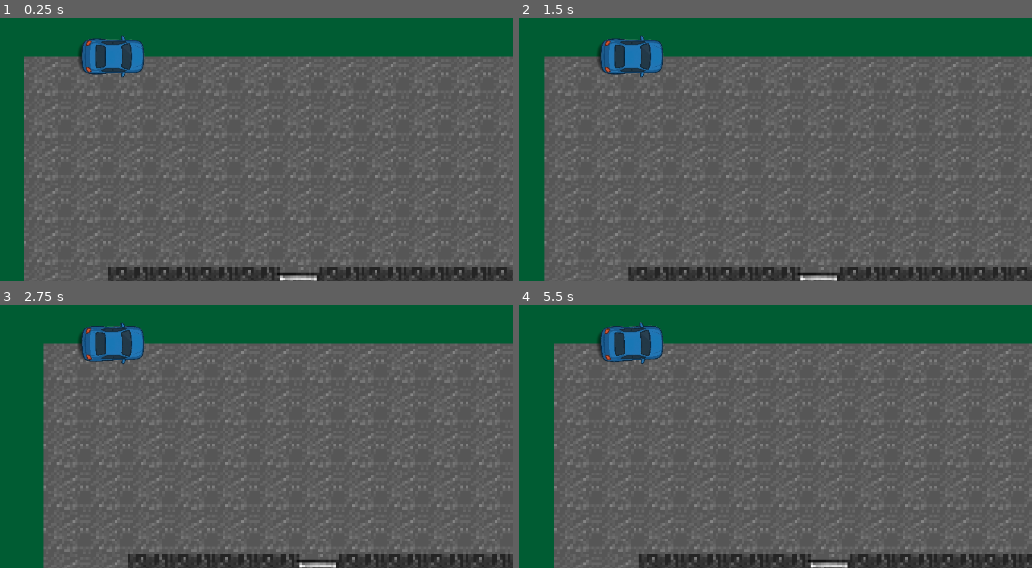
Above: before the commit, frames 1-4 (two rows, left to right).
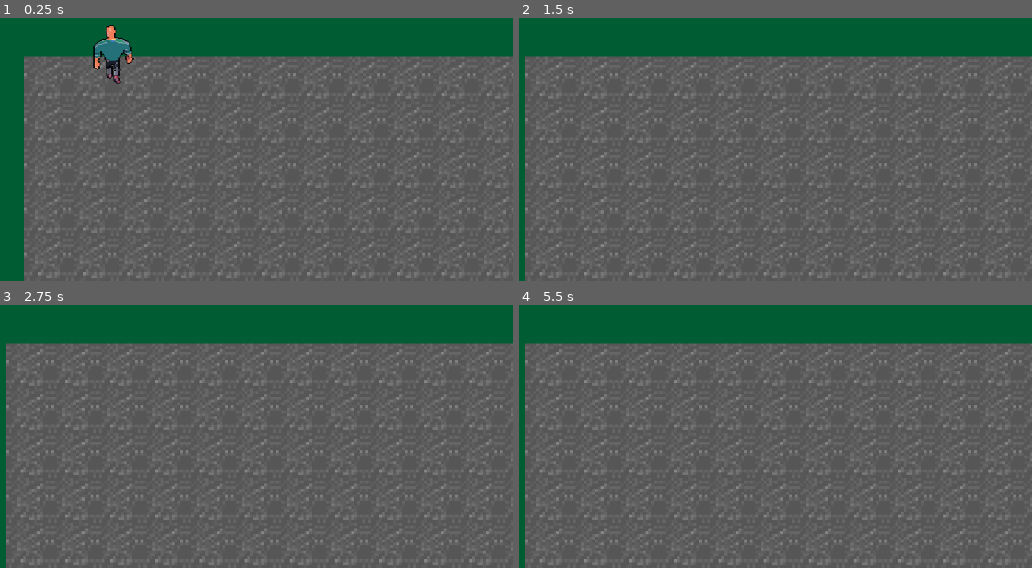
Above: after the commit, the same moments.

Repository: NegriuAndrei/GTA
Game: Godot game, scene res://Scenes/map.tscn
Same seed, same stepped clock (60 frames per second), same inputs: the game is played once before the commit and once after it. Before the commit the project starts from res://map.tscn.
Inputs:
- Up to frame 1 (0.25 s): no input
- Up to frame 2 (1.5 s): tap Enter (ui_accept) at 0.5, 0.77, 0.8, 1.07, 1.35 s; hold Right (move_right) 0.53-1.28 s; tap E (Ui_accept, bound only after the commit) at 0.6, 1.25 s; hold Down (move_down) from 1.28 s (still down)
- Up to frame 3 (2.75 s): tap Enter (ui_accept) at 1.52, 1.82, 2.3 s; tap E (Ui_accept, bound only after the commit) at 1.55, 2.1 s; release Down (move_down) at 2.03 s; hold Right (move_right) from 2.03 s (still down)
- Up to frame 4 (5.5 s): tap Enter (ui_accept) at 2.75, 3.02, 3.32, 3.6, 3.77, 4.07, 4.52, 4.82, 5, 5.3 s; release Right (move_right) at 2.78 s; hold Up (move_up) 2.78-3.53 s; tap E (Ui_accept, bound only after the commit) at 2.85, 4.25, 4.35, 5.1 s; hold Left (move_left) 3.53-5.03 s; hold Down (move_down) from 5.03 s (still down)

The runs differ from the first frame. In frame 1, 9.3% of the frame differs, in the area x 4-100%, y 2-100%; in frame 2, 12%; in frame 3, 15%, in the area x 1-100%, y 6-100%; in frame 4, 14%.

Commit message:
car and player in one map

Diff:
--- a/gta/car.tscn
+++ b/gta/Scenes/car.tscn
@@ -1,15 +1,15 @@
 [gd_scene load_steps=5 format=3 uid="uid://bii67q6vieu40"]
 
-[ext_resource type="Script" uid="uid://dl54fo16v4t4r" path="res://car.gd" id="1_0f027"]
+[ext_resource type="Script" uid="uid://dl54fo16v4t4r" path="res://assets/scripts/car.gd" id="1_0f027"]
 [ext_resource type="Texture2D" uid="uid://cg54ep80m6nnh" path="res://assets/cars/car1.png" id="2_2c62f"]
 
 [sub_resource type="RectangleShape2D" id="RectangleShape2D_gyfs4"]
 size = Vector2(397, 213)
 
 [sub_resource type="CircleShape2D" id="CircleShape2D_uoj53"]
-radius = 158.202
+radius = 311.223
 
-[node name="CharacterBody2D" type="CharacterBody2D"]
+[node name="Car" type="CharacterBody2D"]
 position = Vector2(2, 0)
 scale = Vector2(0.055, 0.055)
 script = ExtResource("1_0f027")
@@ -26,6 +26,7 @@
 
 [node name="Area2D" type="Area2D" parent="."]
 
-[node name="CollisionShape2D" type="CollisionShape2D" parent="Area2D"]
-visible = false
+[node name="enter_car" type="CollisionShape2D" parent="Area2D"]
 shape = SubResource("CircleShape2D_uoj53")
+
+[node name="Camera2D" type="Camera2D" parent="."]
--- a/gta/map.tscn
+++ b/gta/Scenes/map.tscn
@@ -1,10 +1,12 @@
-[gd_scene load_steps=5 format=4 uid="uid://uqdpcjl7yspt"]
+[gd_scene load_steps=7 format=4 uid="uid://uqdpcjl7yspt"]
 
-[ext_resource type="Texture2D" uid="uid://bs1bypfpmxmf0" path="res://DarkRoad.png" id="1_c7s6e"]
-[ext_resource type="PackedScene" uid="uid://bii67q6vieu40" path="res://car.tscn" id="2_wijl4"]
+[ext_resource type="Texture2D" uid="uid://bs1bypfpmxmf0" path="res://assets/tileset/DarkRoad.png" id="1_26yhd"]
+[ext_resource type="Script" uid="uid://c786m4fl7bkd5" path="res://assets/scripts/map.gd" id="1_myvm1"]
+[ext_resource type="PackedScene" uid="uid://cwefumxhne7sj" path="res://Scenes/player.tscn" id="2_26yhd"]
+[ext_resource type="PackedScene" uid="uid://bii67q6vieu40" path="res://Scenes/car.tscn" id="2_p3ir5"]
 
 [sub_resource type="TileSetAtlasSource" id="TileSetAtlasSource_wijl4"]
-texture = ExtResource("1_c7s6e")
+texture = ExtResource("1_26yhd")
 0:0/0 = 0
 1:0/0 = 0
 2:0/0 = 0
@@ -69,7 +71,8 @@
 [sub_resource type="TileSet" id="TileSet_e0an3"]
 sources/0 = SubResource("TileSetAtlasSource_wijl4")
 
-[node name="Node2D" type="Node2D"]
+[node name="Map" type="Node2D"]
+script = ExtResource("1_myvm1")
 
 [node name="Map" type="TileMap" parent="."]
 format = 2
@@ -78,7 +81,7 @@
 tile_map_data = PackedByteArray("AAAAAAAAAAAAAAAAAAABAAAAAAAAAAAAAAACAAAAAAAAAAAAAAACAAEAAAAAAAAAAAADAAEAAAAAAAAAAAAEAA …(48464 unchanged characters)…
 tile_set = SubResource("TileSet_e0an3")
 
-[node name="CharacterBody2D" parent="." instance=ExtResource("2_wijl4")]
+[node name="Player" parent="." instance=ExtResource("2_26yhd")]
 
-[node name="Camera2D" type="Camera2D" parent="CharacterBody2D"]
-zoom = Vector2(3.805, 3.805)
+[node name="Car" parent="." instance=ExtResource("2_p3ir5")]
+position = Vector2(132, 94)
--- a/gta/Scenes/player.tscn
+++ b/gta/Scenes/player.tscn
@@ -1,7 +1,7 @@
 [gd_scene load_steps=10 format=3 uid="uid://cwefumxhne7sj"]
 
-[ext_resource type="Texture2D" uid="uid://cocw6tvwhbmyh" path="res://Businessman_Walk_dir4.png" id="1_v0iea"]
-[ext_resource type="Script" uid="uid://bbb0bxy1tujfx" path="res://Scenes/playermovement.gd" id="2_cvnsp"]
+[ext_resource type="Texture2D" uid="uid://cocw6tvwhbmyh" path="res://assets/Animations/Businessman_Walk_dir4.png" id="1_v0iea"]
+[ext_resource type="Script" uid="uid://bbb0bxy1tujfx" path="res://assets/scripts/playermovement.gd" id="2_cvnsp"]
 
 [sub_resource type="AtlasTexture" id="AtlasTexture_fkybt"]
 atlas = ExtResource("1_v0iea")
@@ -56,6 +56,7 @@
 height = 56.0
 
 [node name="Player" type="CharacterBody2D"]
+scale = Vector2(0.355, 0.355)
 motion_mode = 1
 script = ExtResource("2_cvnsp")
 
@@ -67,6 +68,7 @@
 frame_progress = 0.415231
 
 [node name="Camera2D" type="Camera2D" parent="sprite"]
+zoom = Vector2(4.045, 4.045)
 
 [node name="Collision" type="CollisionShape2D" parent="."]
 position = Vector2(-1, -1)
--- a/gta/Scenes/playermovement.gd
+++ /dev/null
@@ -1,23 +0,0 @@
-extends CharacterBody2D
-
-
-# Called when the node enters the scene tree for the first time.
-@export var movement_speed : float = 500
-var character_direction : Vector2
-
-func _physics_process(delta):
-		character_direction.x = Input.get_axis("move_left","move_right")
-		character_direction.y = Input.get_axis("move_up","move_down")
-		character_direction = character_direction.normalized()
-
-		if character_direction.x > 0: %sprite.flip_h = false
-		elif character_direction.x <0: %sprite.flip_h = true
-
-		if character_direction:
-			velocity = character_direction * movement_speed
-			if %sprite.animation != "Walking": %sprite.animation = "Walking"
-		else:
-			velocity = velocity.move_toward(Vector2.ZERO, movement_speed)
-			if %sprite.animation != "Idle": %sprite.animation = "Idle"
-
-		move_and_slide()
--- /dev/null
+++ b/gta/Scenes/world.tscn
@@ -0,0 +1,17 @@
+[gd_scene load_steps=3 format=3 uid="uid://bl3pso8odkqsg"]
+
+[ext_resource type="Texture2D" uid="uid://630tuhv6m0mi" path="res://assets/background/background.png" id="1_go701"]
+[ext_resource type="PackedScene" uid="uid://bii67q6vieu40" path="res://Scenes/car.tscn" id="2_5a7ea"]
+
+[node name="World" type="Node2D"]
+
+[node name="Sprite2D" type="Sprite2D" parent="."]
+position = Vector2(179.71, 179.895)
+rotation = 1.5708
+scale = Vector2(4.4, 3.72)
+texture = ExtResource("1_go701")
+
+[node name="Car" parent="." instance=ExtResource("2_5a7ea")]
+
+[node name="Camera2D2" type="Camera2D" parent="Car"]
+zoom = Vector2(0.51, 0.51)
--- /dev/null
+++ b/gta/assets/scripts/car.gd
@@ -0,0 +1,70 @@
+extends CharacterBody2D
+
+@export var steering_angle = 15
+@export var engine_power = 900
+@export var friction = -55
+@export var drag = -0.06
+@export var braking = -450
+@export var max_speed_reverse = 250
+@export var slip_speed = 400
+@export var traction_fast = 2.5
+@export var traction_slow = 10
+
+var wheel_base = 65
+var acceleration = Vector2.ZERO
+var steer_direction
+
+@export var is_current_character_active: bool = false  # <- Asta controlează dacă personajul e controlat
+
+func _physics_process(delta: float) -> void:
+	if is_current_character_active:
+		$Camera2D.enabled = true
+		acceleration = Vector2.ZERO
+		get_input()
+		calculate_steering(delta)
+	else:
+		$Camera2D.enabled = false
+
+	velocity += acceleration * delta
+	move_and_slide()
+	apply_friction(delta)
+
+func get_input():
+	var turn = Input.get_axis("move_left", "move_right")
+	steer_direction = turn * deg_to_rad(steering_angle)
+
+	if Input.is_action_pressed("move_up"):
+		acceleration = transform.x * engine_power
+
+	if Input.is_action_pressed("move_down"):
+		acceleration = transform.x * braking
+
+func apply_friction(delta):
+	if acceleration == Vector2.ZERO and velocity.length() < 50:
+		velocity = Vector2.ZERO
+
+	var friction_force = velocity * friction * delta
+	var drag_force = velocity * velocity.length() * drag * delta
+	acceleration += drag_force + friction_force
+
+func calculate_steering(delta):
+	var rear_wheel = position - transform.x * wheel_base / 2.0
+	var front_wheel = position + transform.x * wheel_base / 2.0
+
+	rear_wheel += velocity * delta
+	front_wheel += velocity.rotated(steer_direction) * delta
+
+	var new_heading = rear_wheel.direction_to(front_wheel)
+
+	var traction = traction_slow
+	if velocity.length() > slip_speed:
+		traction = traction_fast
+
+	var d = new_heading.dot(velocity.normalized())
+
+	if d > 0:
+		velocity = lerp(velocity, new_heading * velocity.length(), traction * delta)
+	elif d < 0:
+		velocity = -new_heading * min(velocity.length(), max_speed_reverse)
+
+	rotation = new_heading.angle()
--- /dev/null
+++ b/gta/assets/scripts/map.gd
@@ -0,0 +1,36 @@
+extends Node2D  # Sau, în funcție de structura ta de noduri, poate fi alt tip de nod
+
+@onready var player = $"Player"  # Jucătorul curent
+@onready var new_character = $"Car"  # Noul caracter care va apărea
+#@onready var camera = $"Camera2D"  # Camera 2D, dacă este cazul
+
+var is_current_character_active = true  # Variabilă pentru a ține minte dacă player-ul curent este activ
+
+func _ready():
+	# Inițial, player-ul curent este activ și noul caracter este ascuns
+	new_character.visible = false
+	new_character.get_node("CollisionShape2D").disabled = true  # Asigură-te că coliziunea este dezactivată
+
+func _process(delta):
+	# Verifică apăsarea tastei E pentru a schimba între caractere
+	if Input.is_action_just_pressed("Ui_accept"):  # "ui_accept" este tasta E în mod implicit
+		switch_character()
+
+# Funcție care se ocupă de schimbarea între caractere
+func switch_character():
+	if is_current_character_active:
+		# Ascunde player-ul curent
+		player.get_node("sprite").visible = false
+		player.get_node("Collision").disabled = true
+		player.is_current_character_active = false  # Dezactivează controlul pentru player-ul curent
+
+		# Arată și activează noul caracter
+		new_character.visible = true
+		new_character.get_node("CollisionShape2D").disabled = false  # Activează coliziunea pentru noul caracter
+		new_character.is_current_character_active = true  # Activează controlul pentru noul caracter
+
+		# Poziționează camera pe noul caracter (dacă este cazul)
+		#camera.follow_smooth = true
+		#camera.position = new_character.position  # Poziționează camera pe noul caracter
+
+		is_current_character_active = false  # Setează caracterul curent ca inactiv
--- /dev/null
+++ b/gta/assets/scripts/playermovement.gd
@@ -0,0 +1,23 @@
+extends CharacterBody2D
+
+@export var movement_speed : float = 75
+var character_direction : Vector2
+
+@onready var sprite = $sprite  # Numele nodului de tip Sprite2D
+@onready var collision = $Collision  # Numele nodului de tip CollisionShape2D
+
+var is_current_character_active = true  # Acesta va fi controlat din scriptul de pe Map
+
+func _physics_process(delta):
+	if is_current_character_active:
+		# Mișcarea player-ului
+		character_direction.x = Input.get_axis("move_left", "move_right")
+		character_direction.y = Input.get_axis("move_up", "move_down")
+		character_direction = character_direction.normalized()
+
+		if character_direction:
+			velocity = character_direction * movement_speed
+		else:
+			velocity = velocity.move_toward(Vector2.ZERO, movement_speed)
+
+		move_and_slide()
--- a/gta/car.gd
+++ /dev/null
@@ -1,86 +0,0 @@
-extends CharacterBody2D
-@export var steering_angle = 15  # Maximum angle for steering the car's wheels
-@export var engine_power = 900  # How much force the engine can apply for acceleration
-@export var friction = -55  # The friction coefficient that slows down the car
-@export var drag = -0.06  # Air drag coefficient that also slows down the car
-@export var braking = -450  # Braking power when the brake input is applied
-@export var max_speed_reverse = 250  # Maximum speed limit in reverse
-@export var slip_speed = 400  # Speed above which the car's traction decreases (for drifting)
-@export var traction_fast = 2.5  # Traction factor when the car is moving fast (affects control)
-@export var traction_slow = 10  # Traction factor when the car is moving slow (affects control)
-
-var wheel_base = 65  # Distance between the front and back axle of the car
-var acceleration = Vector2.ZERO  # Current acceleration vector
-var steer_direction  # Current direction of steering
-
-@export var is_active = true
-
-func _physics_process(delta: float) -> void:
-	if is_active:
-		$Camera2D.enabled = true
-		acceleration = Vector2.ZERO
-		get_input()  # Take input from player
-		calculate_steering(delta)  # Apply turning logic based on steering
-	else:
-		$Camera2D.enabled = false
-
-	velocity += acceleration * delta  # Apply the resulting acceleration to the velocity
-	move_and_slide()  # Move the car and handle collisions
-	apply_friction(delta)  # Apply friction forces to the car
-
-
-#function to handle input from the user and apply effects to the car's movement
-func get_input():
-	# Get steering input and translate it to an angle
-	var turn = Input.get_axis("move_left", "move_right")
-	steer_direction = turn * deg_to_rad(steering_angle)
-
-	# If accelerate is pressed, apply engine power to the car's forward direction
-	if Input.is_action_pressed("move_up"):
-		acceleration = transform.x * engine_power
-
-	# If brake is pressed, apply braking force
-	if Input.is_action_pressed("move_down"):
-		acceleration = transform.x * braking
-
-#Function to apply friction forces to the car, making it 'slide' to a halt
-func apply_friction(delta):
-	# If there is no input and speed is very low, just stop to prevent endless sliding
-	if acceleration == Vector2.ZERO and velocity.length() < 50:
-		velocity = Vector2.ZERO
-	# Calculate friction force and air drag based on current velocity, and apply it
-	var friction_force = velocity * friction * delta
-	var drag_force = velocity * velocity.length() * drag * delta
-	# Add the forces to the acceleration
-	acceleration += drag_force + friction_force
-
-
-# Function to calculate the steering effect
-func calculate_steering(delta):
-	# Calculate the positions of the rear and front wheel
-	var rear_wheel = position - transform.x * wheel_base / 2.0
-	var front_wheel = position + transform.x * wheel_base / 2.0
-	# Advance the wheels' positions based on the current velocity, applying rotation to the front wheel
-	rear_wheel += velocity * delta
-	front_wheel += velocity.rotated(steer_direction) * delta
-	# Calculate the new heading based on the wheels' positions
-	var new_heading = rear_wheel.direction_to(front_wheel)
-
-	# Choose the traction model based on the current speed
-	var traction = traction_slow
-	if velocity.length() > slip_speed:
-		traction = traction_fast
-
-	# Dot product represents how aligned the new heading is with the current velocity direction
-	var d = new_heading.dot(velocity.normalized())
-
-	# If not braking (d > 0), adjust the car velocity smoothly towards the new heading
-	if d > 0:
-		velocity = lerp(velocity, new_heading * velocity.length(), traction * delta)
-
-	# If braking (d < 0), reverse the direction and limit the speed
-	if d < 0:
-		velocity = -new_heading * min(velocity.length(), max_speed_reverse)
-
-	# Update the car's rotation to face in the direction of the new heading
-	rotation = new_heading.angle()
--- a/gta/project.godot
+++ b/gta/project.godot
@@ -37,6 +37,11 @@
 "events": [Object(InputEventKey,"resource_local_to_scene":false,"resource_name":"","device":0,"window_id":0,"alt_presse …(194 unchanged characters)…
 ]
 }
+Ui_accept={
+"deadzone": 0.2,
+"events": [Object(InputEventKey,"resource_local_to_scene":false,"resource_name":"","device":0,"window_id":0,"alt_pressed":false,"shift_pressed":false,"ctrl_pressed":false,"meta_pressed":false,"pressed":false,"keycode":0,"physical_keycode":69,"key_label":0,"unicode":0,"location":0,"echo":false,"script":null)
+]
+}
 
 [rendering]
 
--- a/gta/world.tscn
+++ /dev/null
@@ -1,17 +0,0 @@
-[gd_scene load_steps=3 format=3 uid="uid://bl3pso8odkqsg"]
-
-[ext_resource type="Texture2D" uid="uid://630tuhv6m0mi" path="res://assets/background/background.png" id="1_f3sb7"]
-[ext_resource type="PackedScene" uid="uid://bii67q6vieu40" path="res://car.tscn" id="2_fj7yv"]
-
-[node name="World" type="Node2D"]
-
-[node name="Sprite2D" type="Sprite2D" parent="."]
-position = Vector2(179.71, 179.895)
-rotation = 1.5708
-scale = Vector2(4.4, 3.72)
-texture = ExtResource("1_f3sb7")
-
-[node name="Car" parent="." instance=ExtResource("2_fj7yv")]
-
-[node name="Camera2D" type="Camera2D" parent="Car"]
-zoom = Vector2(0.51, 0.51)
Binary file removed: gta/3ca39fb6-2ed4-496b-ae28-a9f3d2bdf03f.png
Not shown, removed: gta/3ca39fb6-2ed4-496b-ae28-a9f3d2bdf03f.png.import
Binary file removed: gta/Scenes/3ca39fb6-2ed4-496b-ae28-a9f3d2bdf03f.png
Not shown, removed: gta/Scenes/3ca39fb6-2ed4-496b-ae28-a9f3d2bdf03f.png.import
Renamed: gta/game_scene.tscn -> gta/Scenes/game_scene.tscn
Renamed: gta/Businessman_Walk_dir1.png -> gta/assets/Animations/Businessman_Walk_dir1.png
Not shown, changed: gta/assets/Animations/Businessman_Walk_dir1.png.import
Renamed: gta/Businessman_Walk_dir4.png -> gta/assets/Animations/Businessman_Walk_dir4.png
Not shown, changed: gta/assets/Animations/Businessman_Walk_dir4.png.import
Renamed: gta/car.gd.uid -> gta/assets/scripts/car.gd.uid
Renamed: gta/car_scene.gd -> gta/assets/scripts/car_scene.gd
Renamed: gta/car_scene.gd.uid -> gta/assets/scripts/car_scene.gd.uid
(and 4 more such lines)
